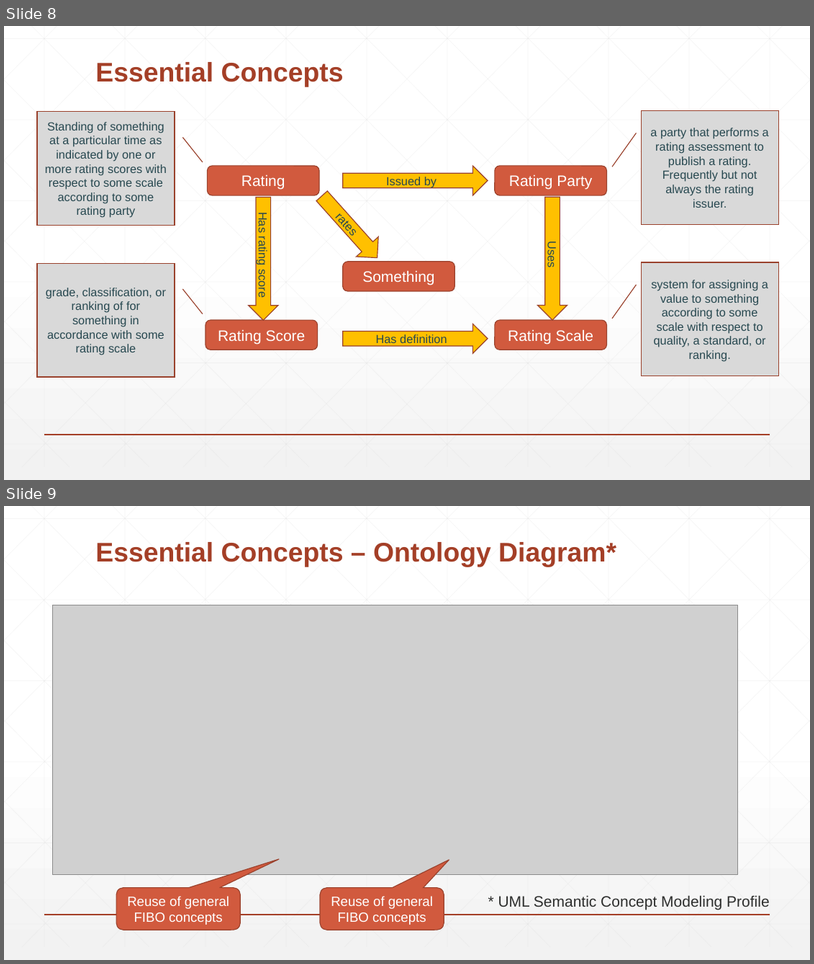
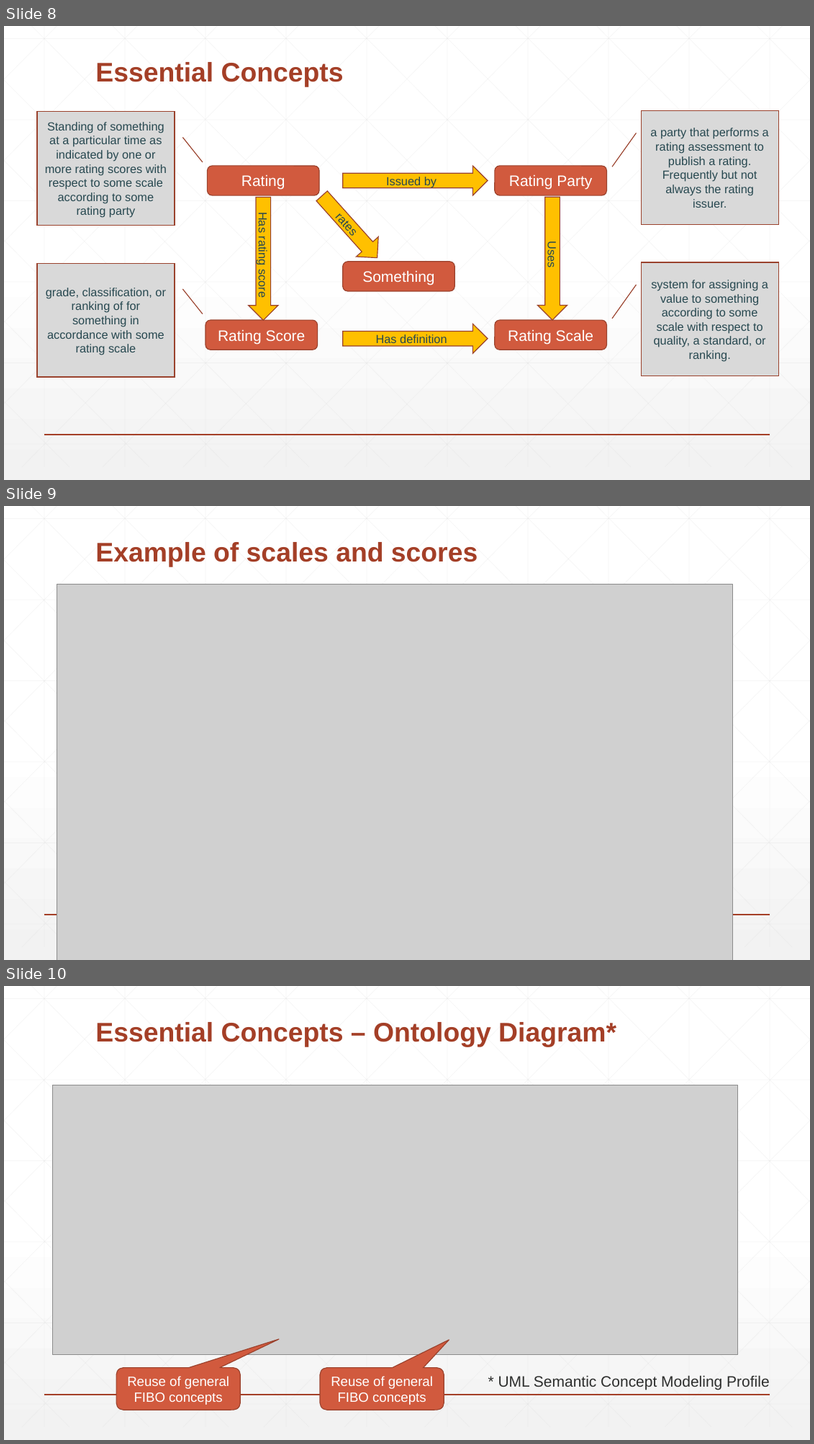
Before and after one commit to przemekgradzki/fibo, a slide deck: fnd/Arrangements/TempArtifacts/Ratings Process Introduction.pptx. Shown one above the other, each under a label of ours: slides 8 and 9 before the commit, slides 8, 9 and 10 after it. The pictures are 814x964 and 814x1444 pixels, drawn with LibreOffice and Linux fonts; fonts in the diff are those of the drawing; grey boxes stand for pictures. Boxes give left, top, right and bottom in pixels: in the first picture for what was removed or moved away, otherwise in the second. Text is boxed around its words. In the diff, an @@ line names an element or a change of style, - is before the commit and + after.

```diff
--- a/fnd/Arrangements/TempArtifacts/Ratings Process Introduction.pptx
+++ b/fnd/Arrangements/TempArtifacts/Ratings Process Introduction.pptx
@@ slide 9 added at (x1=4, y1=506, x2=810, y2=960), background gradient #FFFFFF to #F2F2F2; not listed: 47 template elements that a slide beside it also shows @@
@@ title added at (x1=95, y1=542, x2=478, y2=567), 32 pt, text #A43F27, bold @@
+Example of scales and scores
@@ picture added at (x1=57, y1=584, x2=733, y2=960) @@
@@ what was slide 9 is now slide 10 @@
```
Also in this commit, not shown: 3 slides changed, 1 other file.
